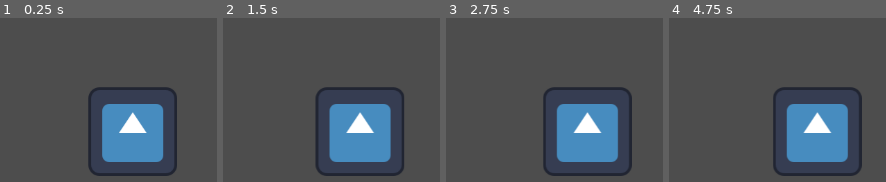
Above: before the commit, frames 1-4 (left to right).
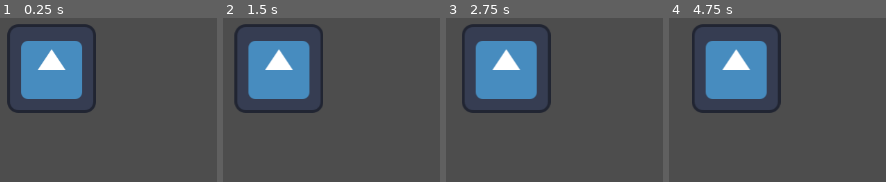
Above: after the commit, the same moments.

Repository: Cthulhu5227/Collector_videogame
Game: Godot game, scene res://level.tscn
The game is run twice, just before and just after one commit, with the same random seed, the same clock (stepped at 60 frames per second) and the same inputs. The engine's default icon, where the game draws it, is replaced by a stand-in: a white triangle on a blue panel in a dark square.
Inputs:
- Up to frame 1 (0.25 s): no input
- Up to frame 2 (1.5 s): tap Enter at 1.25 s
- Up to frame 3 (2.75 s): no input
- Up to frame 4 (4.75 s): no input

The runs differ from the first frame. In frame 1, 26% of the frame differs, in the area x 3-82%, y 3-97%; in frame 2, 26%; in frame 3, 26%, in the area x 7-86%, y 3-97%; in frame 4, 26%.

Commit message:
Setup the files for enemies, just need to figure out signalling and detection

Diff:
--- a/enemy.gd
+++ b/enemy.gd
@@ -1,35 +1,5 @@
-extends PathFollow2D
+extends CharacterBody2D
+class_name Enemy
 
-@export var speed = 0.1
-
-@export var start = Vector2(0, 0)
-@export var rotation_direction = 0.0;
-
-# Wait time until the enemy turns around and continues on their path
-@export var time_to_wait = 3.0
-
-var detecting_player = false
-var remaining_time = 0.0
-
-# If player is in cone, stop and watch them
-# If player is not in cone, keep doing scripted path
-
-func _ready():
-	position = start
-
-
-func _process(delta):
-	bounce_movement(delta)
-
-
-func bounce_movement(delta):
-	if remaining_time > 0.0:
-		remaining_time -= delta
-		return
-	elif progress_ratio >= 0.99 || progress_ratio <= 0.01:
-		speed *= -1
-		progress_ratio += speed / 10
-		remaining_time = time_to_wait
-
-
-	progress_ratio += delta*speed
+func _physics_process(delta):
+	move_and_slide()
--- a/enemy_body.tscn
+++ b/enemy.tscn
@@ -1,25 +1,21 @@
-[gd_scene load_steps=7 format=3 uid="uid://dhxxy4paeggpd"]
+[gd_scene load_steps=8 format=3 uid="uid://dhxxy4paeggpd"]
 
-[ext_resource type="Script" uid="uid://bg8lihd326sh2" path="res://enemy_body.gd" id="1_ak6rt"]
+[ext_resource type="Script" uid="uid://bg8lihd326sh2" path="res://enemy.gd" id="1_ak6rt"]
 [ext_resource type="Texture2D" uid="uid://bth8t2jkmw6fi" path="res://icon.svg" id="1_ik04e"]
 [ext_resource type="Script" uid="uid://dmg874qfet4rw" path="res://states/state_machine.gd" id="2_f4jum"]
 [ext_resource type="Script" uid="uid://b3uuox6vka0hh" path="res://states/enemy_idle.gd" id="3_fnirb"]
 [ext_resource type="Script" uid="uid://bgavaphuy38ts" path="res://states/enemy_patrol.gd" id="5_2xdxw"]
+[ext_resource type="Script" uid="uid://buct0r8oeak0t" path="res://enemy_cone.gd" id="6_3yqyl"]
 
 [sub_resource type="RectangleShape2D" id="RectangleShape2D_u8pkj"]
 
-[node name="enemy_body" type="CharacterBody2D"]
+[node name="enemy" type="CharacterBody2D"]
 collision_layer = 4
 script = ExtResource("1_ak6rt")
 metadata/_edit_vertical_guides_ = [-3860.0]
 
 [node name="Sprite2D" type="Sprite2D" parent="."]
 texture = ExtResource("1_ik04e")
-
-[node name="enemy_sight" type="CollisionShape2D" parent="."]
-position = Vector2(267.65, 0)
-scale = Vector2(20.000008, 15.000004)
-shape = SubResource("RectangleShape2D_u8pkj")
 
 [node name="StateMachine" type="Node" parent="." node_paths=PackedStringArray("initial_state")]
 script = ExtResource("2_f4jum")
@@ -34,3 +30,12 @@
 script = ExtResource("5_2xdxw")
 enemy = NodePath("../..")
 metadata/_custom_type_script = "uid://bgavaphuy38ts"
+
+[node name="Area2D" type="Area2D" parent="."]
+collision_layer = 2
+script = ExtResource("6_3yqyl")
+
+[node name="enemy_sight" type="CollisionShape2D" parent="Area2D"]
+position = Vector2(267.65, 0)
+scale = Vector2(20.000008, 15.000004)
+shape = SubResource("RectangleShape2D_u8pkj")
--- a/enemy_body.gd
+++ /dev/null
@@ -1,5 +0,0 @@
-extends CharacterBody2D
-class_name EnemyBody
-
-func _physics_process(delta):
-	move_and_slide()
--- /dev/null
+++ b/enemy_cone.gd
@@ -0,0 +1,12 @@
+extends Area2D
+class_name EnemyCone
+
+var player : CharacterBody2D
+var enemy := owner
+
+
+func _ready():
+	pass
+
+func _on_Player_body_entered(body):
+	pass
--- /dev/null
+++ b/enemy_path.gd
@@ -0,0 +1,23 @@
+extends PathFollow2D
+
+@export var speed = 0.1
+
+# Wait time until the enemy turns around and continues on their path
+@export var time_to_wait = 3.0
+var remaining_time = 0.0
+
+func _process(delta):
+	bounce_movement(delta)
+
+
+func bounce_movement(delta):
+	if remaining_time > 0.0:
+		remaining_time -= delta
+		return
+	elif progress_ratio >= 0.99 || progress_ratio <= 0.01:
+		speed *= -1
+		progress_ratio += speed / 10
+		remaining_time = time_to_wait
+
+
+	progress_ratio += delta*speed
--- a/enemy_path.tscn
+++ b/enemy_path.tscn
@@ -1,6 +1,6 @@
 [gd_scene load_steps=3 format=3 uid="uid://caw1gaxetecgm"]
 
-[ext_resource type="Script" uid="uid://bx2dcjstcjns0" path="res://enemy.gd" id="1_22pik"]
+[ext_resource type="Script" uid="uid://bx2dcjstcjns0" path="res://enemy_path.gd" id="1_22pik"]
 
 [sub_resource type="Curve2D" id="Curve2D_22pik"]
 _data = {
--- a/level.tscn
+++ b/level.tscn
@@ -1,8 +1,8 @@
 [gd_scene load_steps=2 format=3 uid="uid://ds8e8mtvwpxcv"]
 
-[ext_resource type="PackedScene" uid="uid://dhxxy4paeggpd" path="res://enemy_body.tscn" id="4_0b4ue"]
+[ext_resource type="PackedScene" uid="uid://dhxxy4paeggpd" path="res://enemy.tscn" id="1_u52ul"]
 
 [node name="Level" type="Node2D"]
 
-[node name="enemy_body" parent="." instance=ExtResource("4_0b4ue")]
-position = Vector2(509, 317)
+[node name="enemy" parent="." instance=ExtResource("1_u52ul")]
+position = Vector2(392, 226)
--- a/states/enemy_detecting.gd
+++ b/states/enemy_detecting.gd
@@ -3,13 +3,26 @@
 
 var player : CharacterBody2D
 
-var suspicion_meter := 0
-var sus_rate := 1.0
+var sus_meter : float
+var SUS_RATE := 1.0
+var SUS_METER_MAX := 100.0
 
 # Stop and face towards player
 func enter():
 	enemy.velocity = Vector2(0, 0)
+	sus_meter = 0.0
 	#player = get_tree().get_first_node_in_group("Player")
 
 
-func
+# Update sus meter. If threshold met, spot player, game ends
+func update(delta):
+	sus_meter += SUS_RATE * delta
+
+	if sus_meter > SUS_METER_MAX:
+
+		transitioned.emit(self, "enemyspotted")
+
+
+# If time, update to rotate towards player
+func physics_update(delta):
+	pass
--- a/states/enemy_spotted.gd
+++ b/states/enemy_spotted.gd
@@ -1 +1,9 @@
-extends State
+extends EnemyState
+class_name EnemySpotted
+
+var player : CharacterBody2D
+
+# Trigger Game Over
+func enter():
+	#player = get_tree().get_first_node_in_group("Player")
+	pass
Not shown, changed: enemy.gd.uid
Not shown, removed: enemy_body.gd.uid
Not shown, added: enemy_cone.gd.uid
Not shown, added: enemy_path.gd.uid
